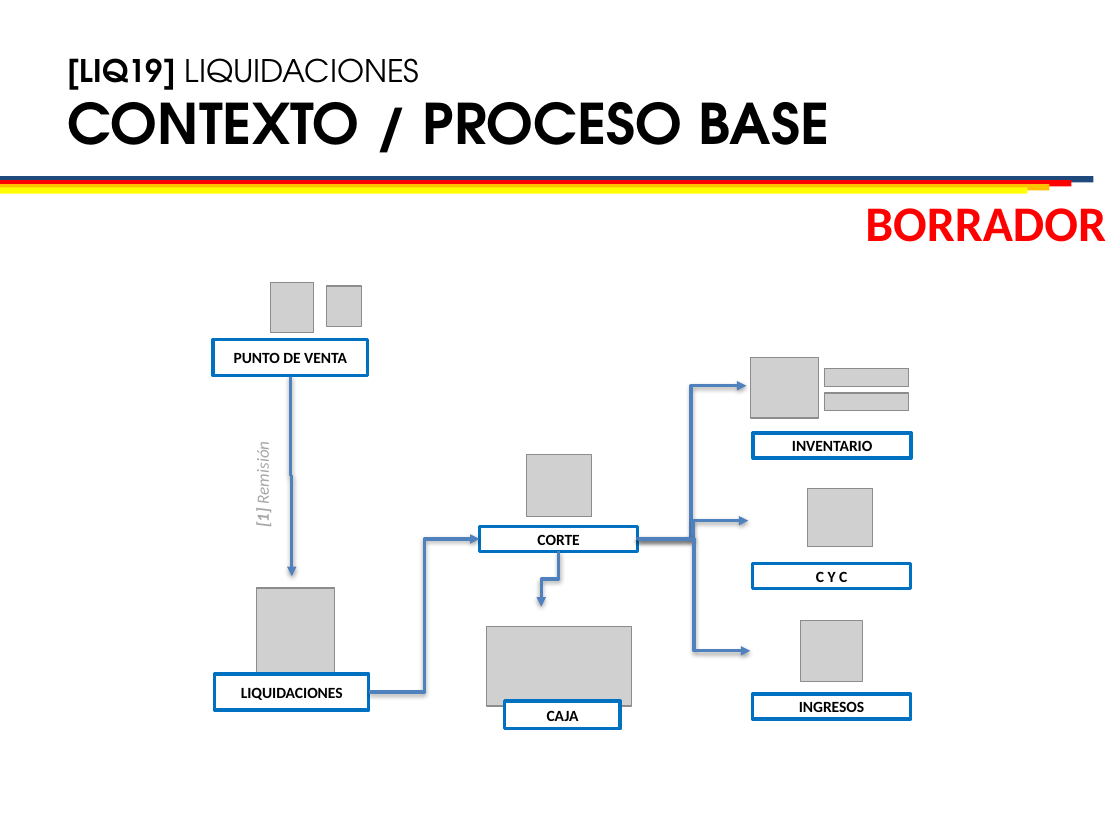
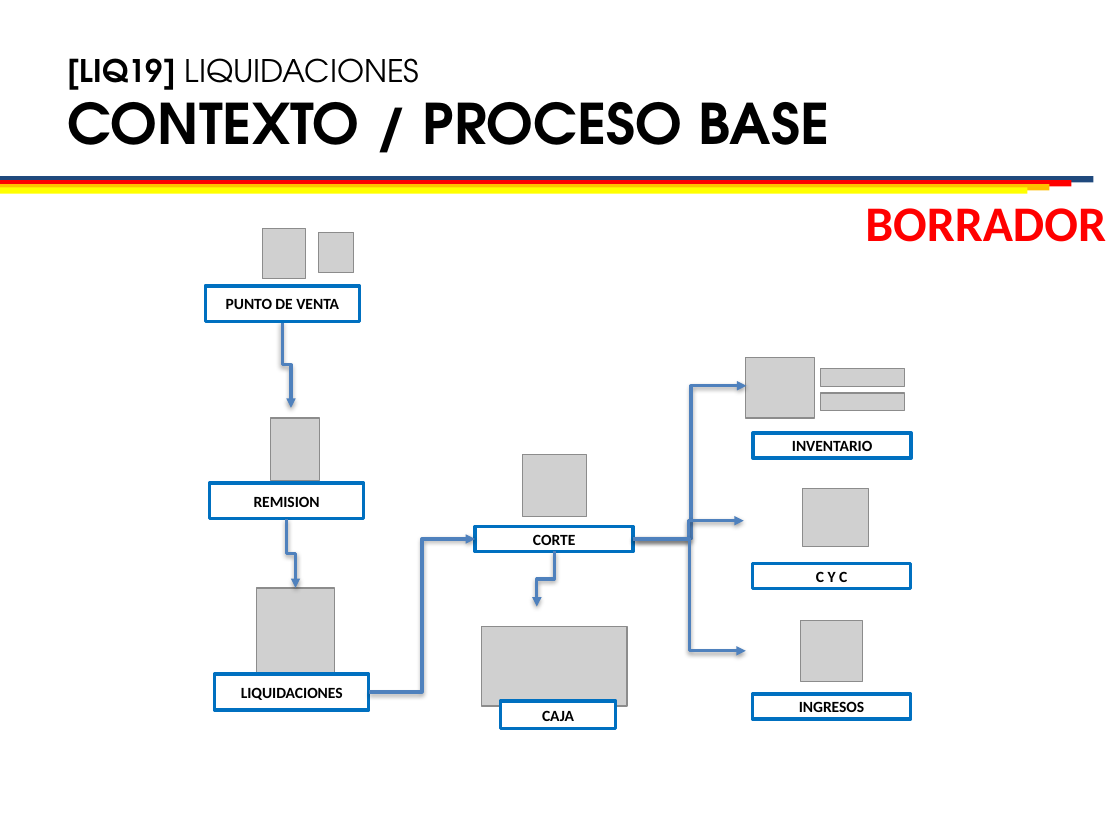
Before and after one commit to chubuntuarc/LIQ_Front, a slide deck: slide 1 of LIQ19_Workbook_v001_20190111.pptx. Drawn at 1120x840 pixels with LibreOffice and Linux fonts; fonts in the diff are those of the drawing; grey boxes stand for pictures; background and template pictures are left out. Boxes give left, top, right and bottom in pixels: in the first picture for what was removed or moved away, otherwise in the second. Text is boxed around its words. In the diff, an @@ line names an element or a change of style, - is before the commit and + after.

Commit message:
Remision en modelo proceso

```diff
--- a/LIQ19_Workbook_v001_20190111.pptx
+++ b/LIQ19_Workbook_v001_20190111.pptx
@@ 2 pictures, 1 rectangle: place and size @@
-2 pictures, 1 rectangle at (213,282,367,375)
+2 pictures, 1 rectangle at (205,228,360,321)
@@ elbow arrow moved from (290, 375) - (291, 576) to (282, 321) - (291, 408) @@
@@ picture added at (270,418,319,479) @@
@@ text removed at (253,447,274,526) @@
-[1] Remisión
@@ rectangle added at (209,483,364,519), fill #FFFFFF, outline #0070C0 2.25 pt, 10 pt, text #000000, bold @@
+REMISION
@@ elbow arrow added from (287, 519) to (296, 588), #4F81BD 2 pt @@
@@ elbow arrow moved from (368, 692) - (479, 539) to (368, 692) - (475, 539) @@
@@ 6 pictures, 3 elbow arrows, 2 rectangles: place and size @@
-6 pictures, 3 elbow arrows, 2 rectangles at (479,357,908,729)
+6 pictures, 3 elbow arrows, 2 rectangles at (475,357,904,729)
```
